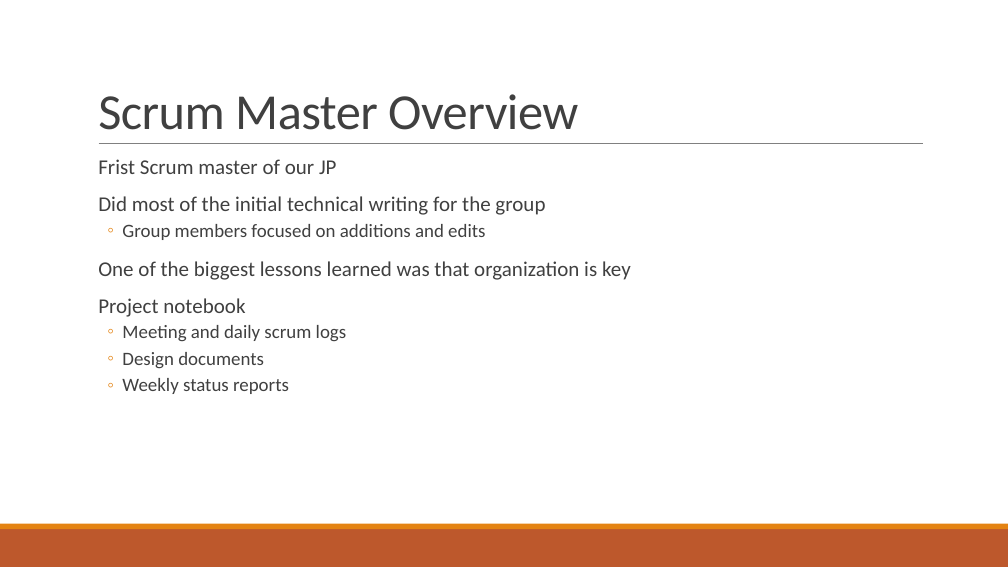
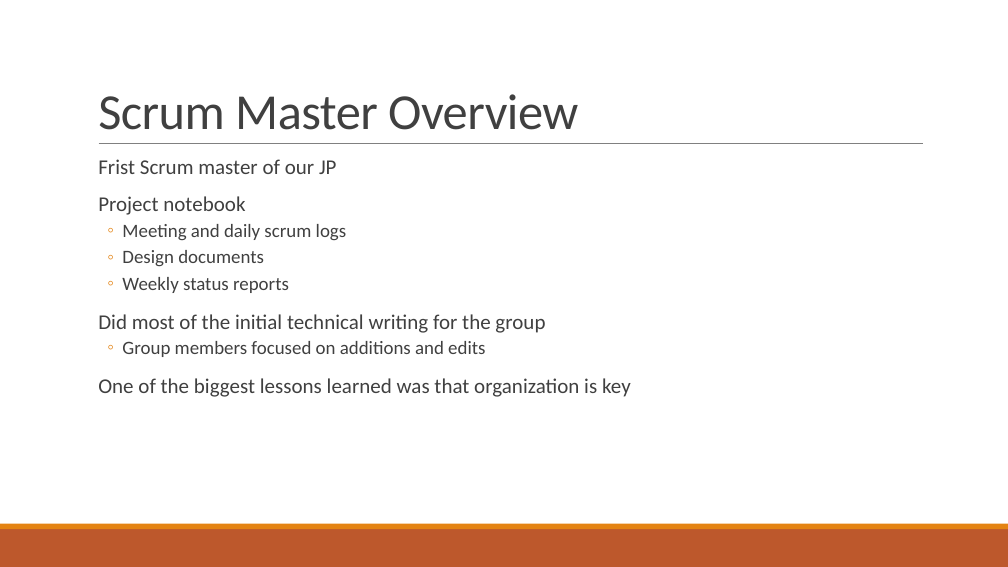
Before and after one commit to TheCorporateBuzzwords/Whos-Home, a slide deck: slide 32 of Doc/PowerPoints/WhosHomeSprint2.pptx (slide 31 before the commit). Drawn at 1008x567 pixels with LibreOffice and Linux fonts; fonts in the diff are those of the drawing. Boxes give left, top, right and bottom in pixels: in the first picture for what was removed or moved away, otherwise in the second. Text is boxed around its words. In the diff, an @@ line names an element or a change of style, - is before the commit and + after.

Commit message:
Updated Group powerpoint

```diff
--- a/Doc/PowerPoints/WhosHomeSprint2.pptx
+++ b/Doc/PowerPoints/WhosHomeSprint2.pptx
@@ text at [98, 196, 631, 280]: paragraphs removed @@
-  Did most of the initial technical writing for the group
-  ◦ Group members focused on additions and edits
-  One of the biggest lessons learned was that organization is key
@@ text at [98, 314, 631, 397]: paragraphs added @@
+  Did most of the initial technical writing for the group
+  ◦ Group members focused on additions and edits
+  One of the biggest lessons learned was that organization is key
```
Also in this commit, not shown: 3 other slides changed, 1 slide added, 1 other file.
